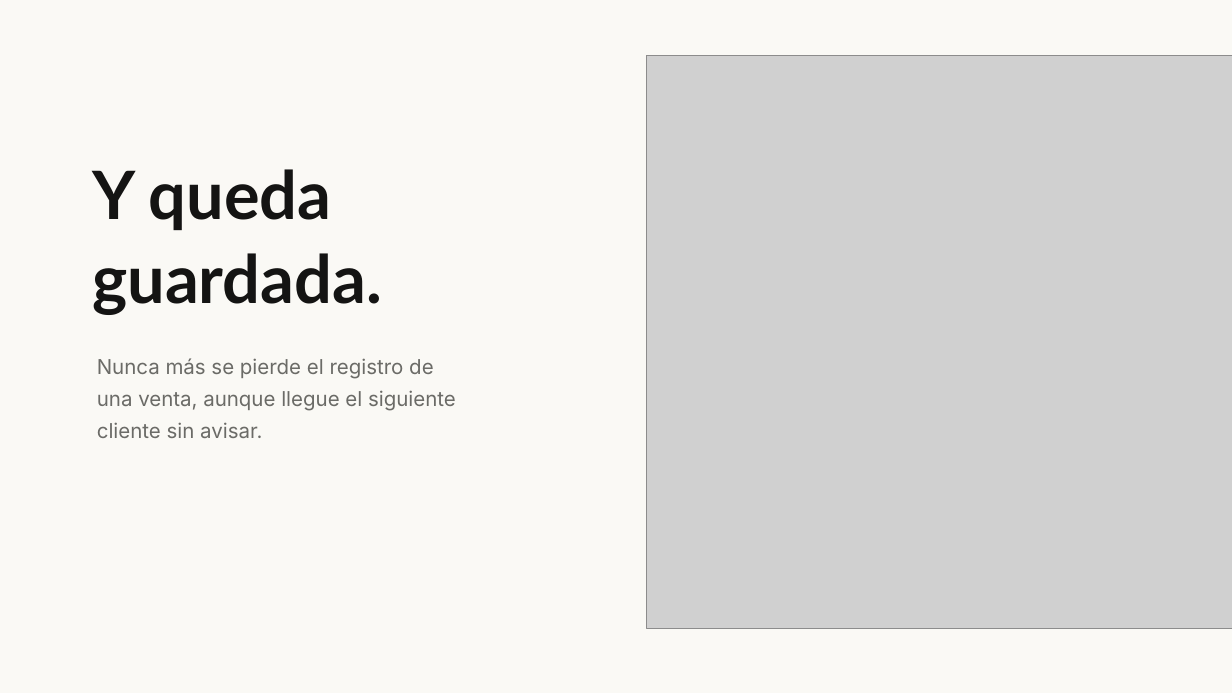
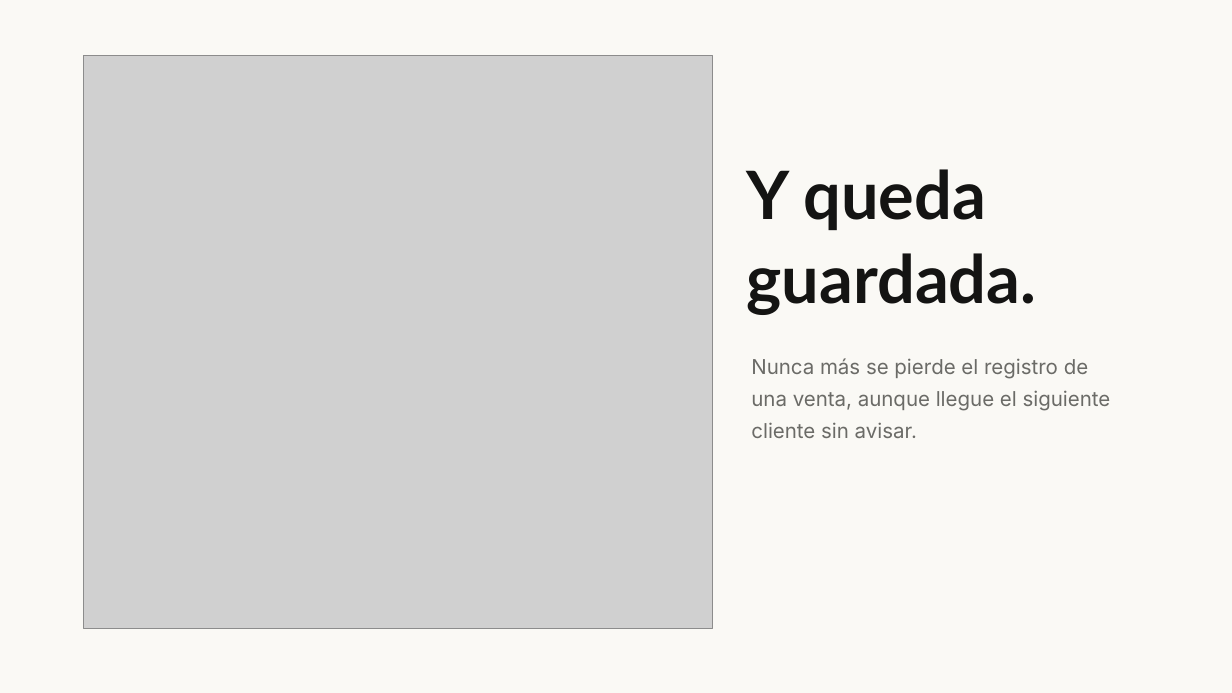
Before and after one commit to claudiafalcon/nahui, a slide deck: slide 5 of evidence/2026-08-22-demo-day/Nahui - Pitch Demo Day.pptx. Drawn at 1232x693 pixels with LibreOffice and Linux fonts; fonts in the diff are those of the drawing; grey boxes stand for pictures. Boxes give left, top, right and bottom in pixels: in the first picture for what was removed or moved away, otherwise in the second. Text is boxed around its words. In the diff, an @@ line names an element or a change of style, - is before the commit and + after.

Commit message:
redesign(demo-day): full-bleed diagrams and varied layouts for pitch deck
Slides 7-9 (equipo/ciclo/timeline) were three crops of the same shared
HTML sheet, cream background, tiny box, huge dead space below - felt
like the same image repeated. Rebuilt each as its own full-bleed
1280x720 design: equipo stays a light org-chart tree, ciclo becomes a
dark radial wheel (Hallazgo real as the hub), timeline becomes a
two-column light layout. Also broke up slides 3-5 (three identical
cream-bg, image-right screenshots) by alternating background and
image side per slide.

```diff
--- a/evidence/2026-08-22-demo-day/Nahui - Pitch Demo Day.pptx
+++ b/evidence/2026-08-22-demo-day/Nahui - Pitch Demo Day.pptx
@@ picture: place and size @@
-picture at box(647, 55, 1232, 628)
+picture at box(83, 55, 713, 628)
@@ text "Y queda guardada.": place and size @@
-text "Y queda guardada." at box(92, 169, 382, 315)
+text "Y queda guardada." at box(747, 169, 1037, 315)
@@ text "Nunca más se pierde el ...": place and size @@
-text "Nunca más se pierde el ..." at box(97, 358, 456, 438)
+text "Nunca más se pierde el ..." at box(751, 358, 1111, 438)
```
Also in this commit, not shown: 2 other slides changed, 2 slides added, 2 slides removed, 3 other files.
